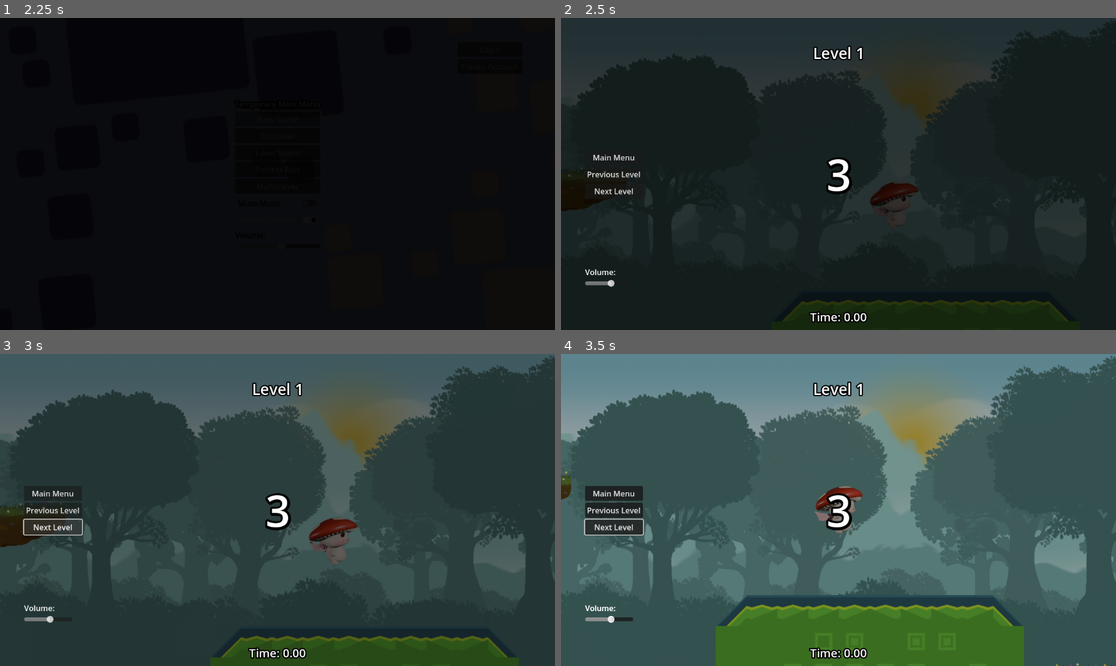
Above: before the commit, frames 1-4 (two rows, left to right).
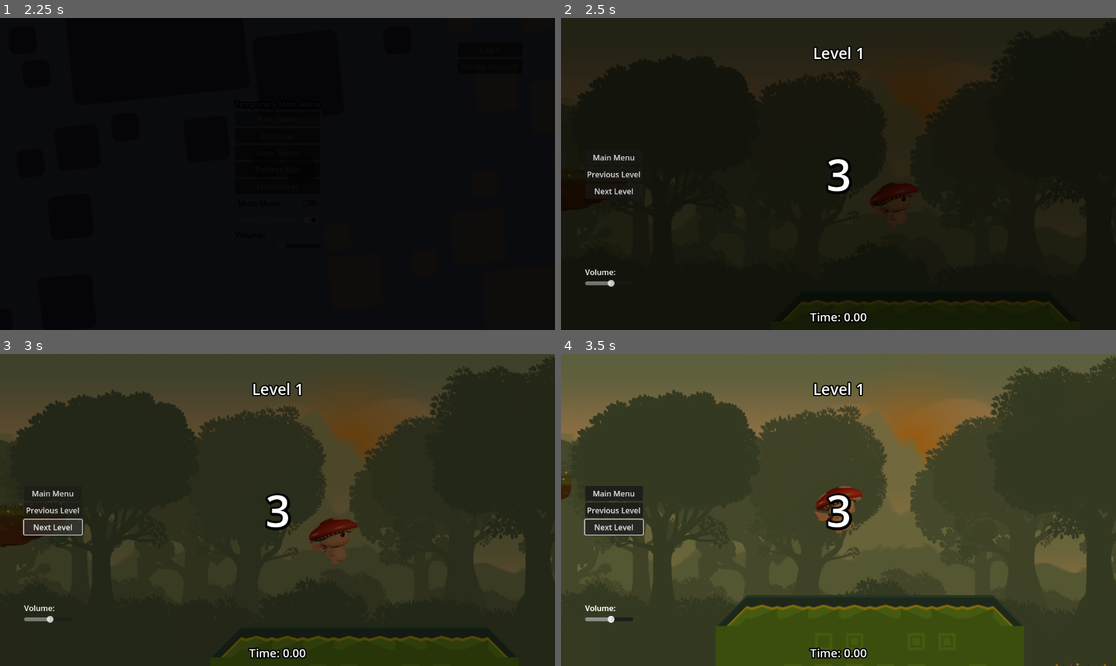
Above: after the commit, the same moments.

Repository: dustngroh/CapstoneProject
Game: Godot game, scene res://scenes/main/Game.tscn
Two runs of this game, one before a commit and one after it. Both use one fixed random seed, a clock stepped at 60 frames per second and the inputs below. The engine's default icon, where the game draws it, is replaced by a stand-in: a white triangle on a blue panel in a dark square.
Inputs:
- Up to frame 1 (2.25 s): tap Enter at 0.5 s; hold Right (walk_right) 0.53-1.25 s; tap Space (jump) at 0.77 s; click "New Game" at 1.25 s; click "New Game" at 2 s
- Up to frame 2 (2.5 s): no input
- Up to frame 3 (3 s): click "Next Level" at 2.75 s
- Up to frame 4 (3.5 s): no input

Frame 1 is identical in both runs. In frame 2, 25% of the frame differs, in the area x 0-100%, y 0-81%; in frame 3, 91%; in frame 4, 97%, in the area x 0-100%, y 0-100%.

Commit message:
Create dynamically changing background

Diff:
--- /dev/null
+++ b/run-game/scenes/common/ui/dynamic_background.tscn
@@ -0,0 +1,7 @@
+[gd_scene load_steps=2 format=3 uid="uid://mitkt4dlb2sw"]
+
+[ext_resource type="Script" path="res://scripts/misc/dynamic_background.gd" id="1_84utm"]
+
+[node name="DynamicBackground" type="CanvasModulate"]
+color = Color(0.2, 0.2, 0.4, 1)
+script = ExtResource("1_84utm")
--- a/run-game/scenes/levels/BaseLevel.tscn
+++ b/run-game/scenes/levels/BaseLevel.tscn
@@ -9,6 +9,7 @@
 [ext_resource type="PackedScene" uid="uid://dg7278bc2g4bx" path="res://scenes/common/admin_controls.tscn" id="8_nyb32"]
 [ext_resource type="TileSet" uid="uid://kgj2kuo4olk6" path="res://assets/level/forest_tile_set.tres" id="9_k7avm"]
 [ext_resource type="Texture2D" uid="uid://c1cin2yom3816" path="res://assets/level/backgrounds/level1.png" id="10_2cqki"]
+[ext_resource type="PackedScene" uid="uid://mitkt4dlb2sw" path="res://scenes/common/ui/dynamic_background.tscn" id="10_2tsbk"]
 
 [sub_resource type="WorldBoundaryShape2D" id="WorldBoundaryShape2D_16w4h"]
 
@@ -71,5 +72,8 @@
 scale = Vector2(0.5, 0.5)
 tile_set = ExtResource("9_k7avm")
 
+[node name="DynamicBackground" parent="." instance=ExtResource("10_2tsbk")]
+color = Color(1, 1, 1, 1)
+
 [connection signal="body_entered" from="BottomWorldBorder" to="." method="_on_bottom_world_border_body_entered"]
 [connection signal="win" from="WinZone" to="." method="_on_win_zone_win"]
--- a/run-game/scenes/levels/main_levels/level_1.tscn
+++ b/run-game/scenes/levels/main_levels/level_1.tscn
@@ -43,3 +43,6 @@
 
 [node name="BaseTileMap" parent="." index="12"]
 tile_map_data = PackedByteArray("AAAHAAsAAQACAAMAAAAIAAsAAQADAAMAAAAJAAsAAQAEAAMAAAALAAsAAQACAAMAAAAMAAsAAQADAAMAAAANAAsAAQAEAAMAAAAPAAsAAQACAAMAAAAQAAsAAQADAAMAAAARAAsAAQAEAAMAAAD6/wcAAQACAAMAAAD7/wcAAQADAAMAAAD8/wcAAQAEAAMAAAA=")
+
+[node name="DynamicBackground" parent="." index="13"]
+start_color = Color(1, 0.7, 0.4, 1)
--- a/run-game/scenes/levels/main_levels/level_2.tscn
+++ b/run-game/scenes/levels/main_levels/level_2.tscn
@@ -32,3 +32,7 @@
 
 [node name="WinZone" parent="." index="10"]
 position = Vector2(7378, 578)
+
+[node name="DynamicBackground" parent="." index="12"]
+darken_duration = 30.0
+end_color = Color(1, 0.5, 0.3, 1)
--- a/run-game/scenes/levels/main_levels/level_3.tscn
+++ b/run-game/scenes/levels/main_levels/level_3.tscn
@@ -35,3 +35,6 @@
 
 [node name="WinZone" parent="." index="8"]
 position = Vector2(849, 976)
+
+[node name="DynamicBackground" parent="." index="10"]
+end_color = Color(0.5, 0.5, 0.7, 1)
--- a/run-game/scenes/levels/main_levels/level_4.tscn
+++ b/run-game/scenes/levels/main_levels/level_4.tscn
@@ -52,5 +52,5 @@
 [node name="WinZone" parent="." index="13"]
 position = Vector2(2643, 801)
 
-[node name="CanvasModulate" type="CanvasModulate" parent="." index="15"]
-color = Color(0.2, 0.2, 0.4, 1)
+[node name="DynamicBackground" parent="." index="15"]
+end_color = Color(0.2, 0.2, 0.4, 1)
--- /dev/null
+++ b/run-game/scripts/misc/dynamic_background.gd
@@ -0,0 +1,20 @@
+extends CanvasModulate
+
+@export var darken_duration = 10.0  # seconds
+var elapsed_time = 0.0
+@export var start_color: Color = Color(1, 1, 1)
+@export var end_color: Color = Color(1, 1, 1)
+
+
+# Called when the node enters the scene tree for the first time.
+func _ready() -> void:
+	pass # Replace with function body.
+
+
+# Called every frame. 'delta' is the elapsed time since the previous frame.
+func _process(delta: float) -> void:
+	if elapsed_time < darken_duration:
+		elapsed_time += delta
+		var progress = clamp(elapsed_time / darken_duration, 0, 1)
+
+		color = start_color.lerp(end_color, progress)
Not shown: 1 places in run-game/scenes/levels/BaseLevel.tscn that only renumber resources
Not shown, changed: docs/index.html
Not shown, changed: docs/index.pck
